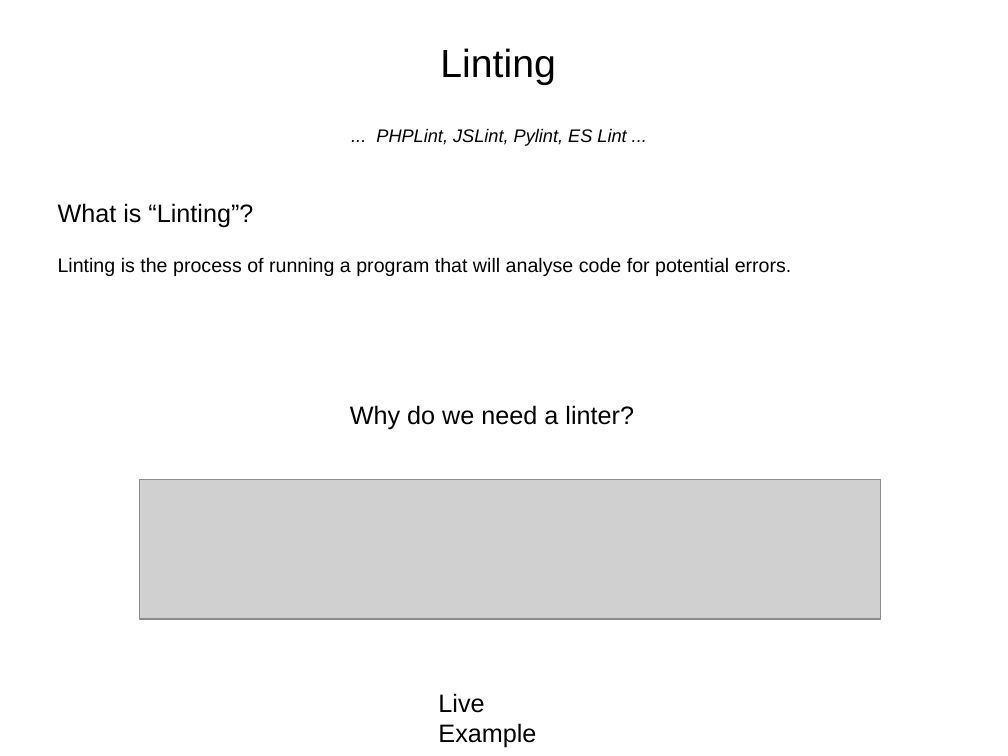
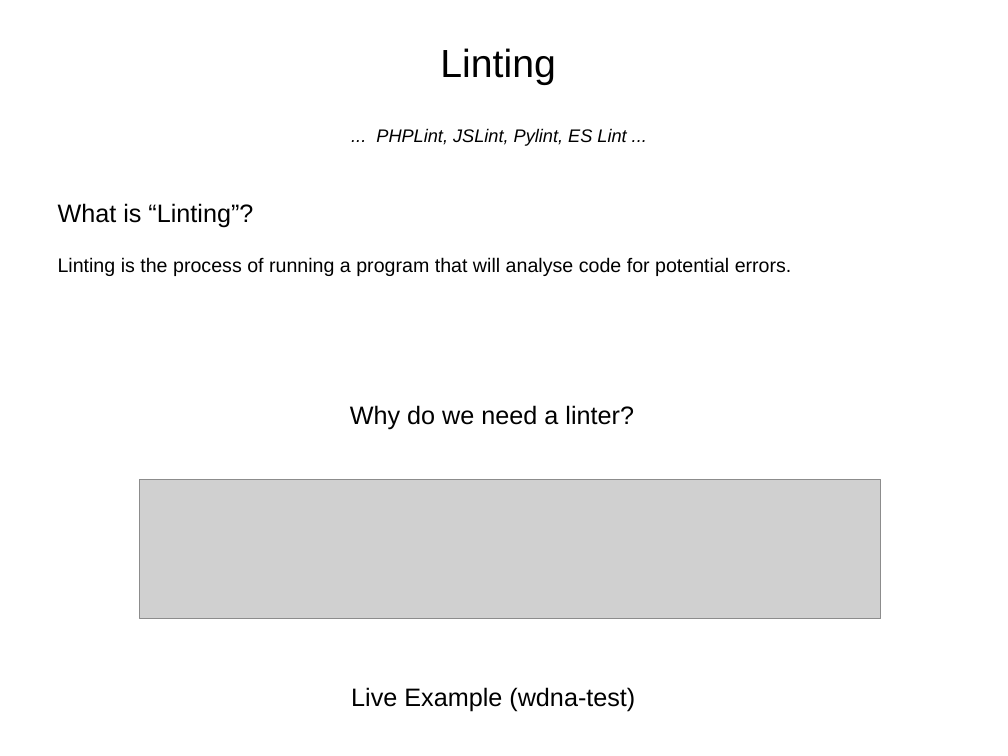
Before and after one commit to wdna-com/front-end-best-practices-slides, a slide deck: slide 13 of JavaScript Best Practices.pptx. Drawn at 1008x756 pixels with LibreOffice and Linux fonts; fonts in the diff are those of the drawing; grey boxes stand for pictures; background and template pictures are left out. Boxes give left, top, right and bottom in pixels: in the first picture for what was removed or moved away, otherwise in the second. Text is boxed around its words. In the diff, an @@ line names an element or a change of style, - is before the commit and + after.

```diff
--- a/JavaScript Best Practices.pptx
+++ b/JavaScript Best Practices.pptx
@@ text at (x1=351, y1=687, x2=635, y2=712): text changed @@
-Live Example
+Live Example (wdna-test)
```
Also in this commit, not shown: 8 other slides changed, 4 slides added, 3 slides removed.
